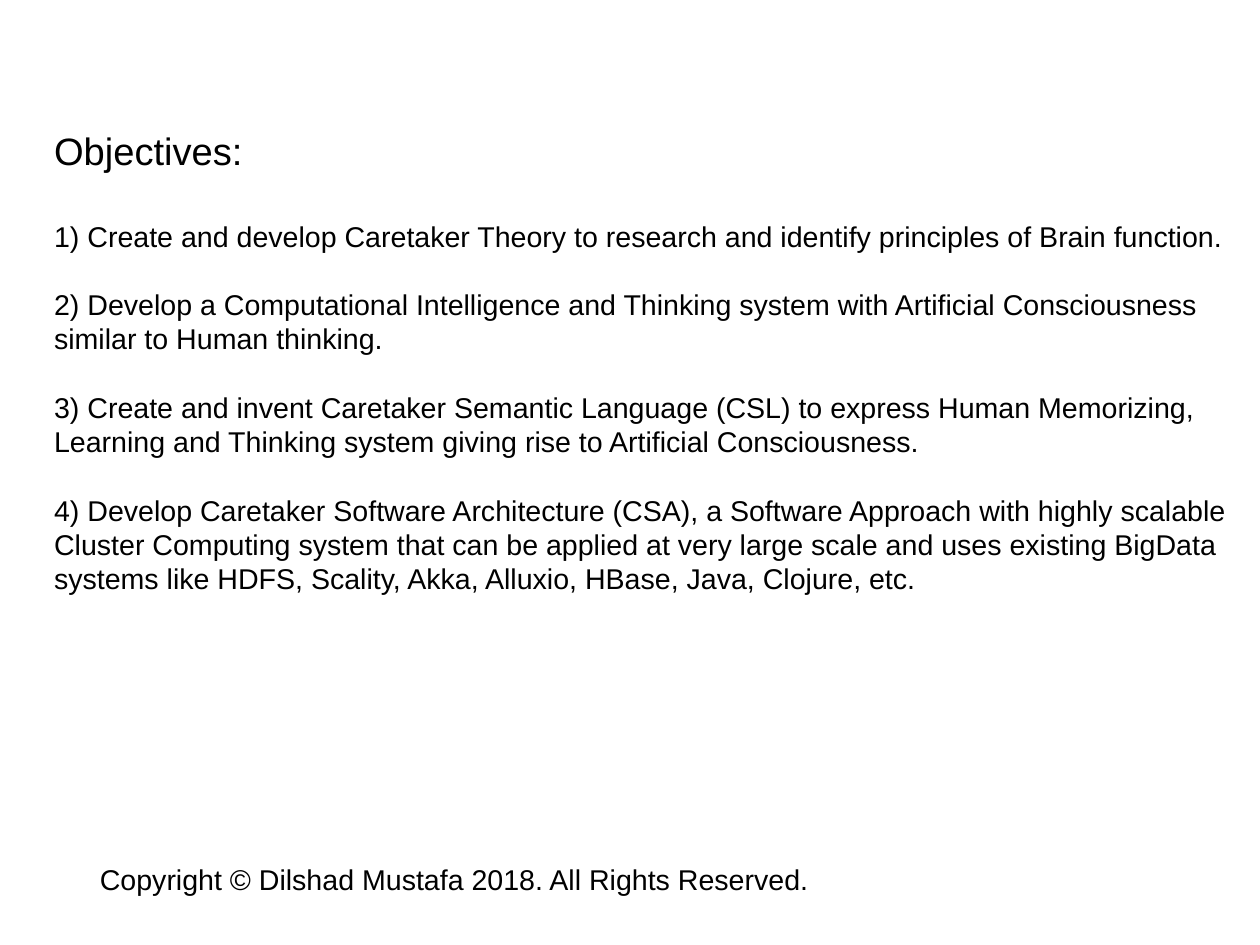
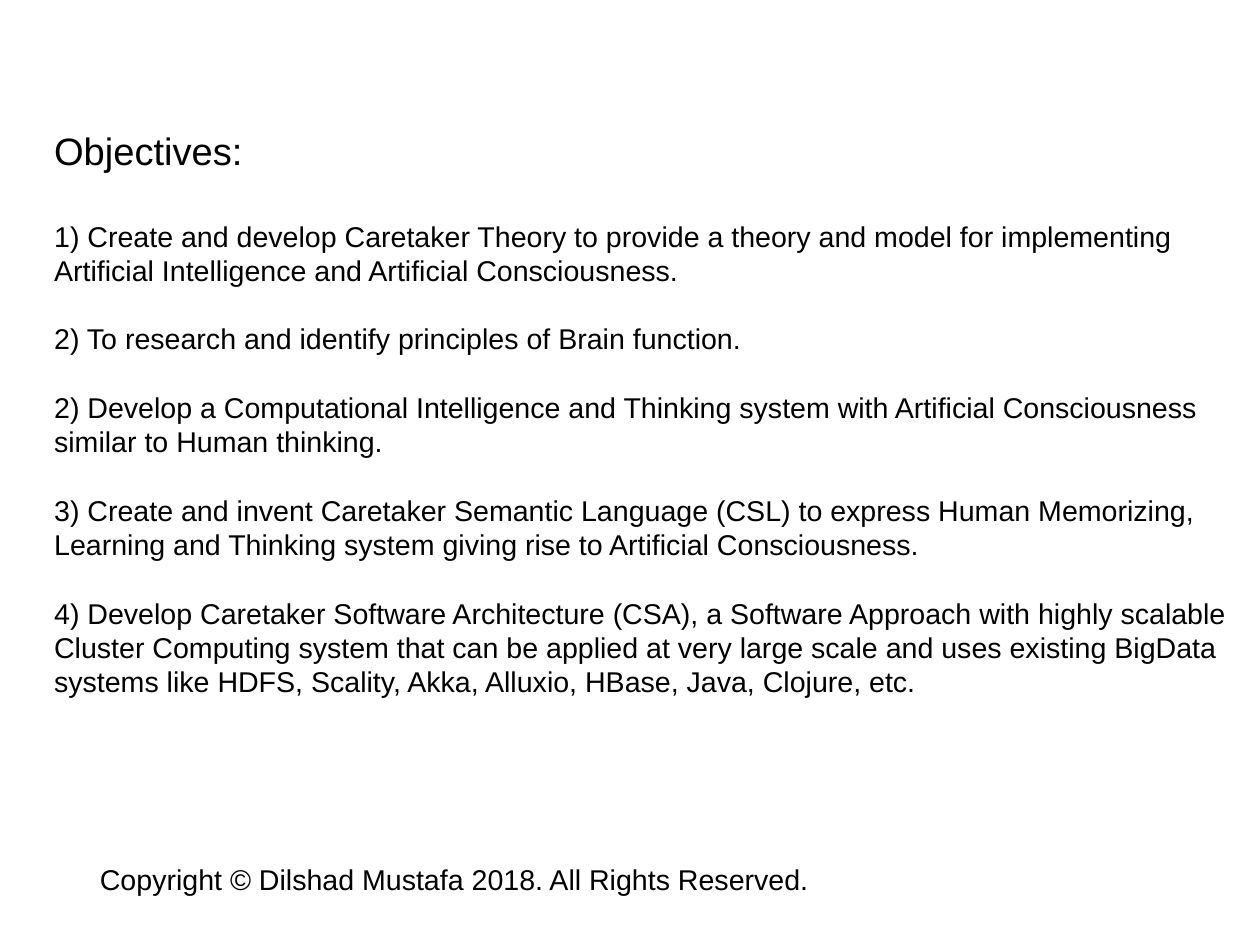
Before and after one commit to dilshadmustafa/CaretakerAI, a slide deck: slide 2 of Docs/Dilshad_Caretaker_Intelligence_ArtificialConsciousness.pptx. Drawn at 1260x945 pixels with LibreOffice and Linux fonts; fonts in the diff are those of the drawing. Boxes give left, top, right and bottom in pixels: in the first picture for what was removed or moved away, otherwise in the second. Text is boxed around its words. In the diff, an @@ line names an element or a change of style, - is before the commit and + after.

```diff
--- a/Docs/Dilshad_Caretaker_Intelligence_ArtificialConsciousness.pptx
+++ b/Docs/Dilshad_Caretaker_Intelligence_ArtificialConsciousness.pptx
@@ text at [54, 226, 1171, 355]: text changed @@
-1) Create and develop Caretaker Theory to research and identify principles of Brain function.
+1) Create and develop Caretaker Theory to provide a theory and model for implementing
+Artificial Intelligence and Artificial Consciousness.
+2) To research and identify principles of Brain function.
```
Also in this commit, not shown: 1 other slide changed, 2 slides added, 2 other files.
